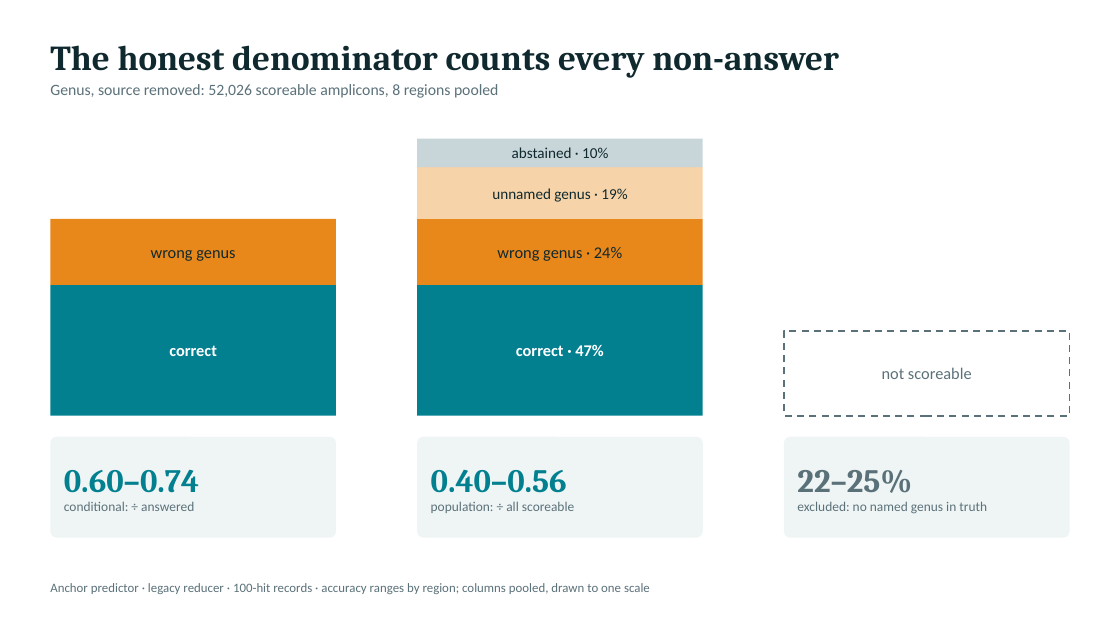
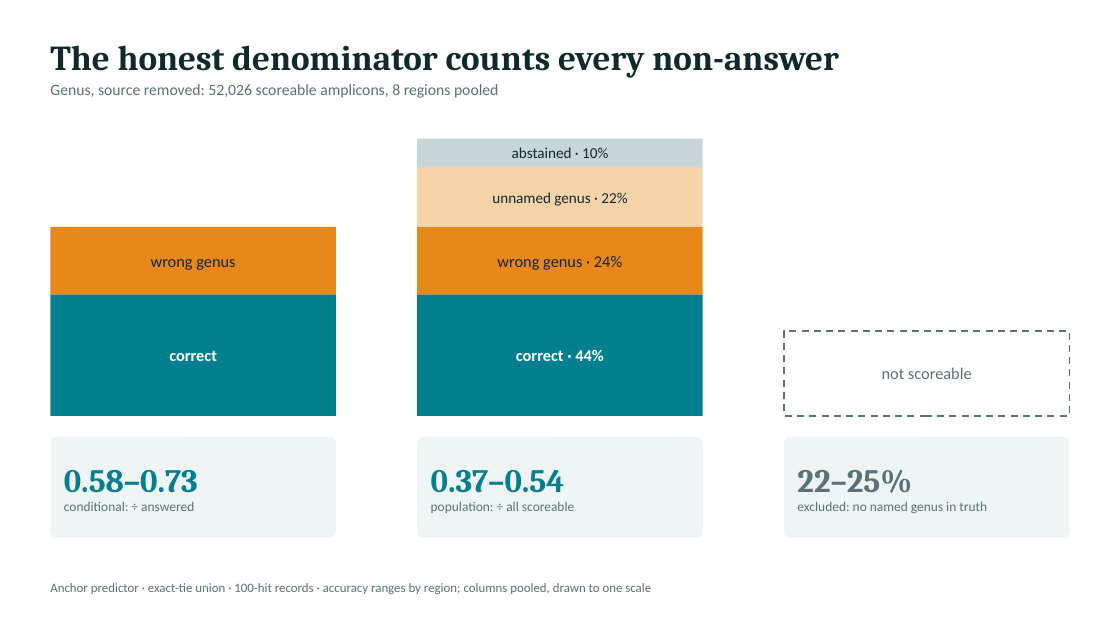
Before and after one commit to freiburgermsu/prFBA, a slide deck: slide 11 of presentations/prFBA_updates_2026-10.pptx. Drawn at 1120x630 pixels with LibreOffice and Linux fonts; fonts in the diff are those of the drawing. Boxes give left, top, right and bottom in pixels: in the first picture for what was removed or moved away, otherwise in the second. Text is boxed around its words. In the diff, an @@ line names an element or a change of style, - is before the commit and + after.

```diff
--- a/presentations/prFBA_updates_2026-10.pptx
+++ b/presentations/prFBA_updates_2026-10.pptx
@@ rectangle "unnamed genus · 22%": place and size @@
-rectangle "unnamed genus · 22%" at [418,167,703,219]
+rectangle "unnamed genus · 22%" at [418,167,703,227]
@@ text in rectangle at [492,192,627,206]: text changed @@
-unnamed genus · 19%
+unnamed genus · 22%
@@ rectangle "wrong genus": place and size @@
-rectangle "wrong genus" at [50,219,336,286]
+rectangle "wrong genus" at [50,227,336,294]
@@ rectangle "wrong genus · 24%": place and size @@
-rectangle "wrong genus · 24%" at [418,219,703,286]
+rectangle "wrong genus · 24%" at [418,227,703,294]
@@ rectangle "correct": place and size @@
-rectangle "correct" at [50,285,336,416]
+rectangle "correct" at [50,294,336,416]
@@ rectangle "correct · 44%": place and size @@
-rectangle "correct · 44%" at [418,285,703,416]
+rectangle "correct · 44%" at [418,294,703,416]
@@ text in rectangle at [516,349,603,361]: text changed @@
-correct · 47%
+correct · 44%
@@ text in rounded rectangle at [64,469,198,493]: text changed @@
-0.60–0.74
+0.58–0.73
@@ text in rounded rectangle at [431,470,565,493]: text changed @@
-0.40–0.56
+0.37–0.54
@@ text at [50,583,651,594]: text changed @@
-Anchor predictor · legacy reducer · 100-hit records · accuracy ranges by region; columns pooled, drawn to one scale
+Anchor predictor · exact-tie union · 100-hit records · accuracy ranges by region; columns pooled, drawn to one scale
```
Also in this commit, not shown: 18 other slides changed, 29 other files.
